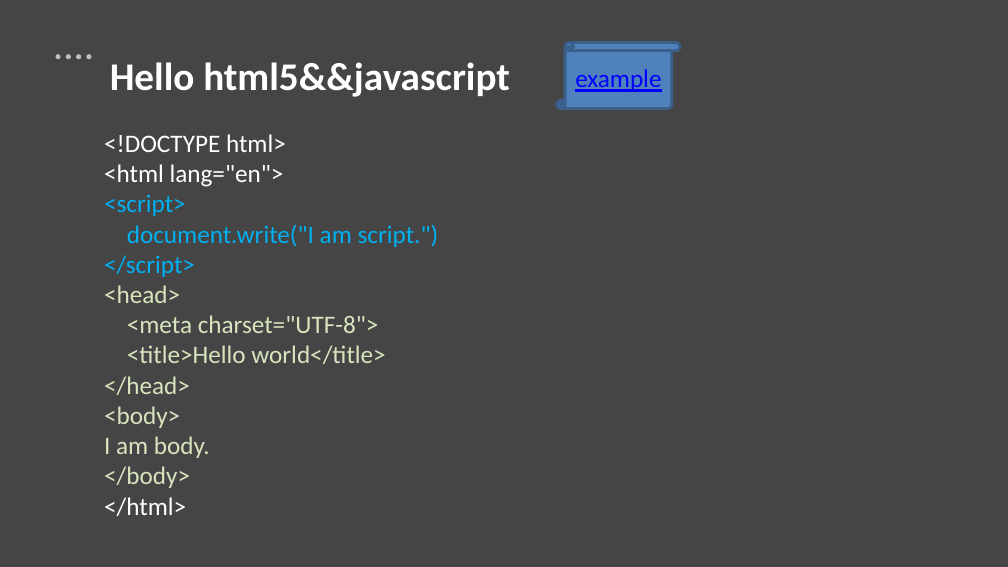
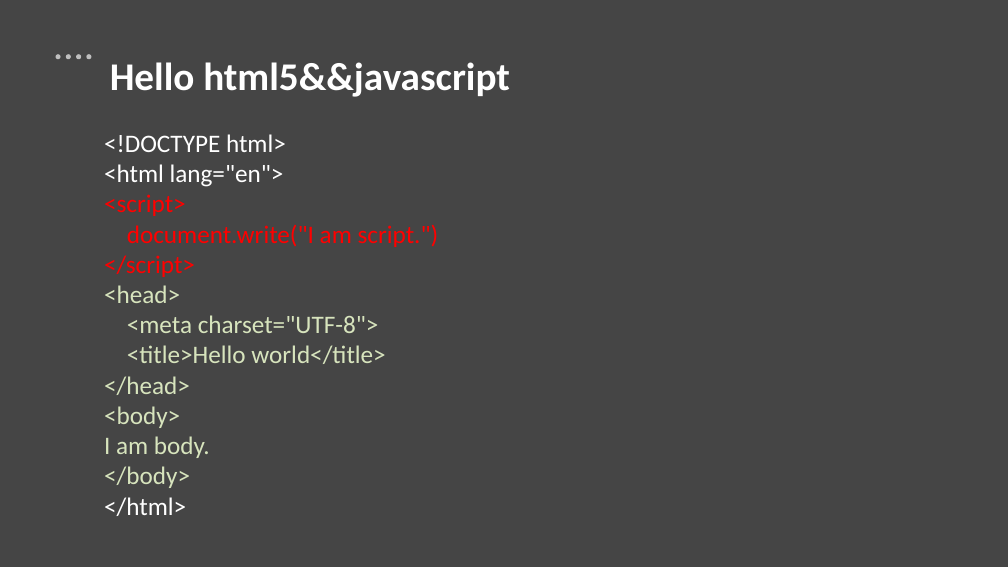
Before and after one commit to gerryhjs/htmljs, a slide deck: slide 9 of html&js课件/html&js.pptx (slide 3 before the commit). Drawn at 1008x567 pixels with LibreOffice and Linux fonts; fonts in the diff are those of the drawing. Boxes give left, top, right and bottom in pixels: in the first picture for what was removed or moved away, otherwise in the second. Text is boxed around its words. In the diff, an @@ line names an element or a change of style, - is before the commit and + after.

```diff
--- a/html&js课件/html&js.pptx
+++ b/html&js课件/html&js.pptx
@@ vertical scroll removed at (x1=557, y1=42, x2=680, y2=108) @@
-example
@@ text at (x1=104, y1=194, x2=439, y2=277): text colour #00B0F0 to #FF0000 in "<script>", "document.write("I am script.")", "</script>" @@
```
Also in this commit, not shown: 4 other slides changed, 19 slides added, 30 other files.
